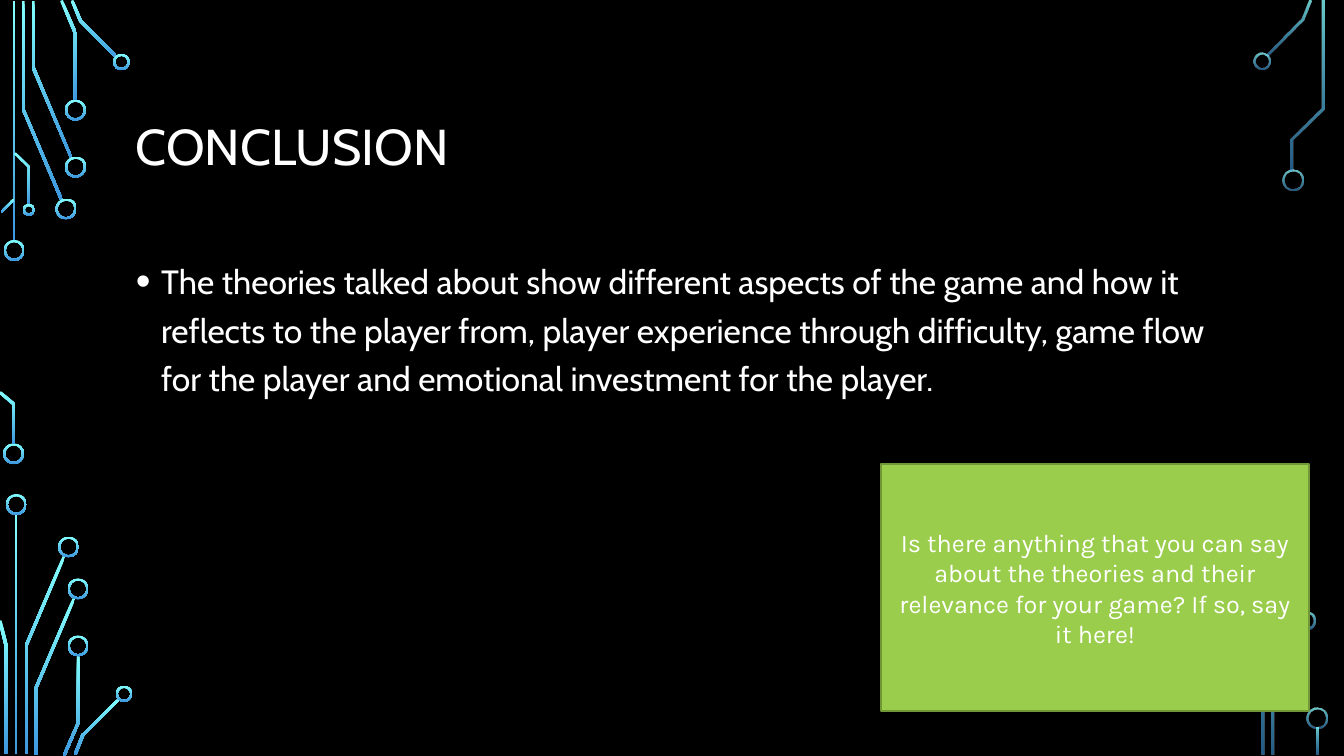
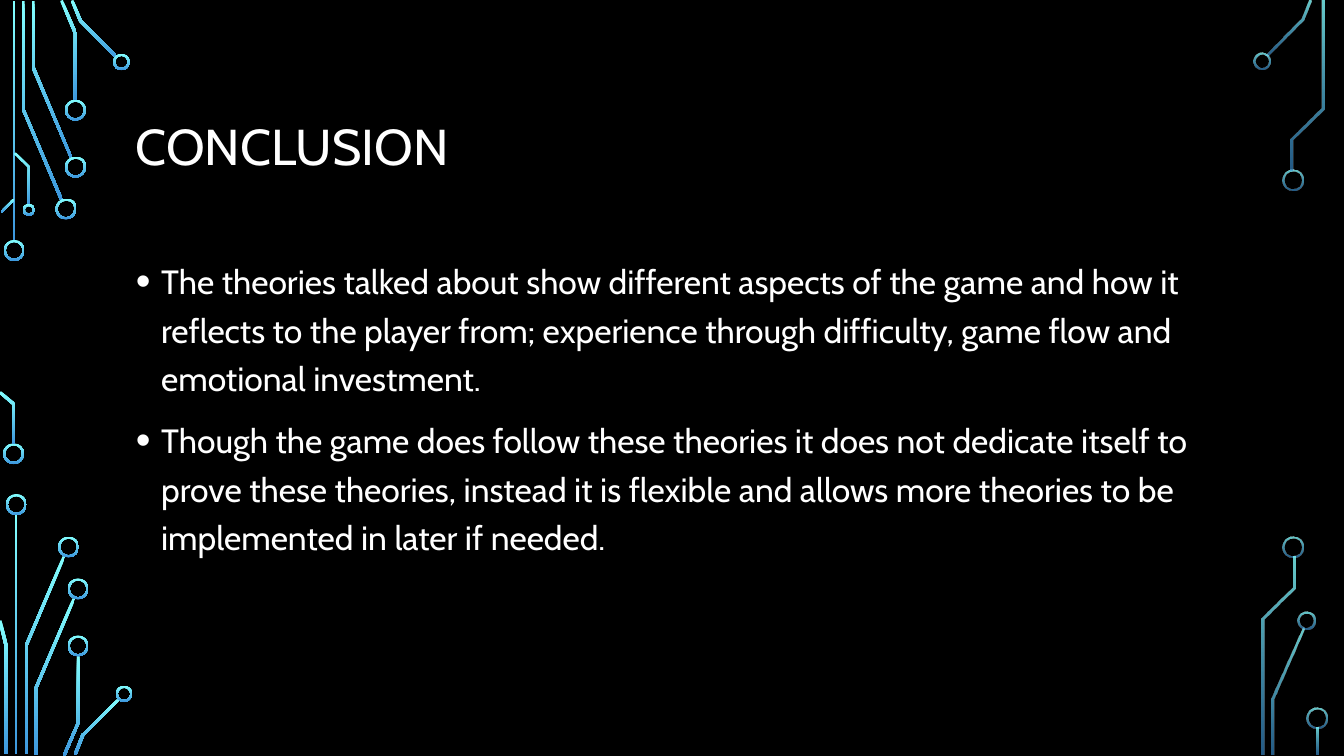
Before and after one commit to Mukkablue/PotatoEatersGame, a slide deck: slide 9 of ExamPresentationTemplate.pptx. Drawn at 1344x756 pixels with LibreOffice and Linux fonts; fonts in the diff are those of the drawing; background and template pictures are left out. Boxes give left, top, right and bottom in pixels: in the first picture for what was removed or moved away, otherwise in the second. Text is boxed around its words. In the diff, an @@ line names an element or a change of style, - is before the commit and + after.

Commit message:
done conclusion

```diff
--- a/ExamPresentationTemplate.pptx
+++ b/ExamPresentationTemplate.pptx
@@ text at [161, 268, 1187, 558]: text changed @@
-• The theories talked about show different aspects of the game and how it reflects to the player from, player experience through difficulty, game flow for the player and emotional investment for the player.
+• The theories talked about show different aspects of the game and how it reflects to the player from; experience through difficulty, game flow and emotional investment.
+• Though the game does follow these theories it does not dedicate itself to prove these theories, instead it is flexible and allows more theories to be implemented in later if needed.
@@ rectangle removed at [881, 465, 1309, 712] @@
-Is there anything that you can say about the theories and their relevance for your game? If so, say it here!
@@ freeform shape added at [1284, 536, 1305, 558], fill gradient #82FFFF to #3D97DE @@
```
